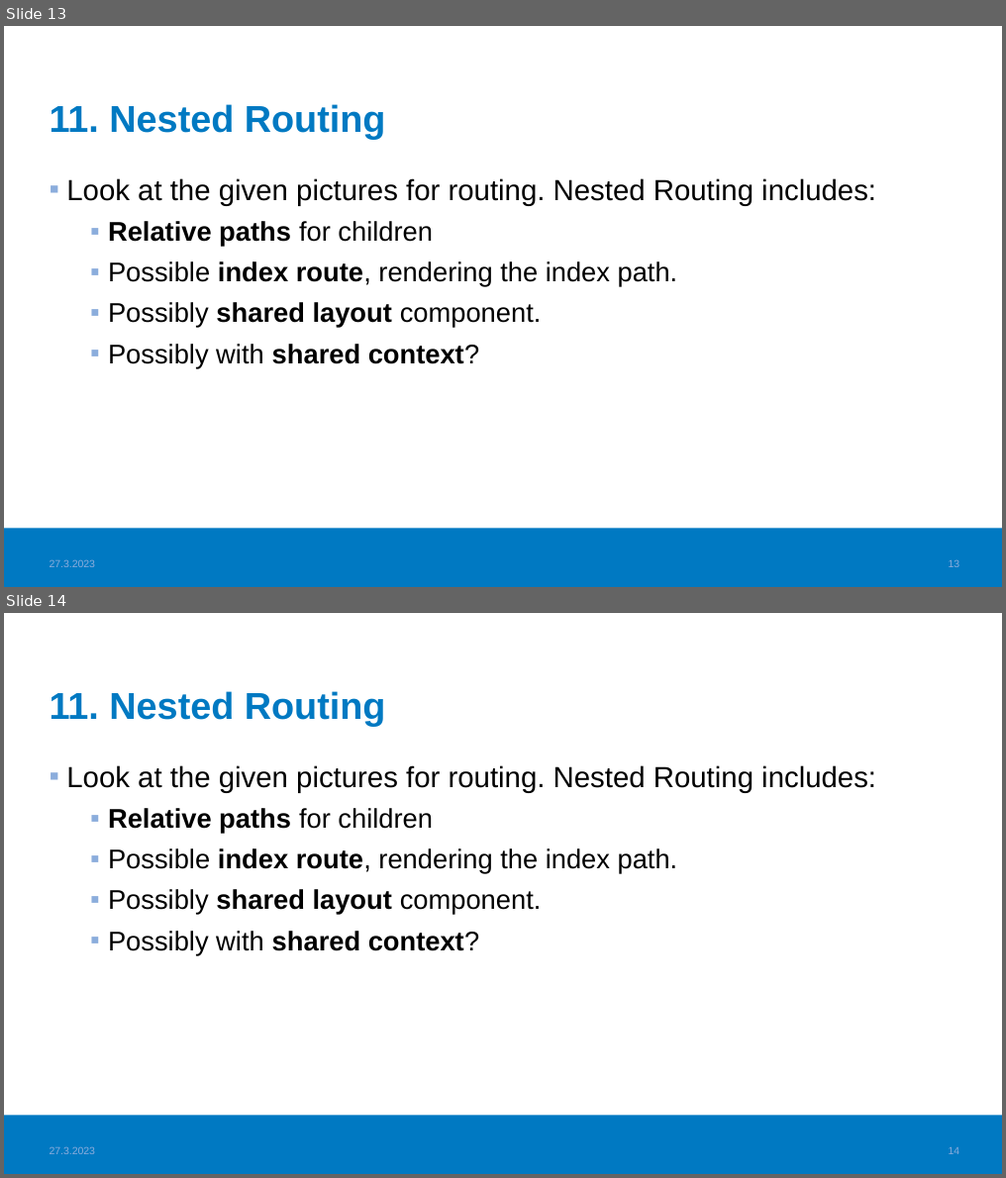
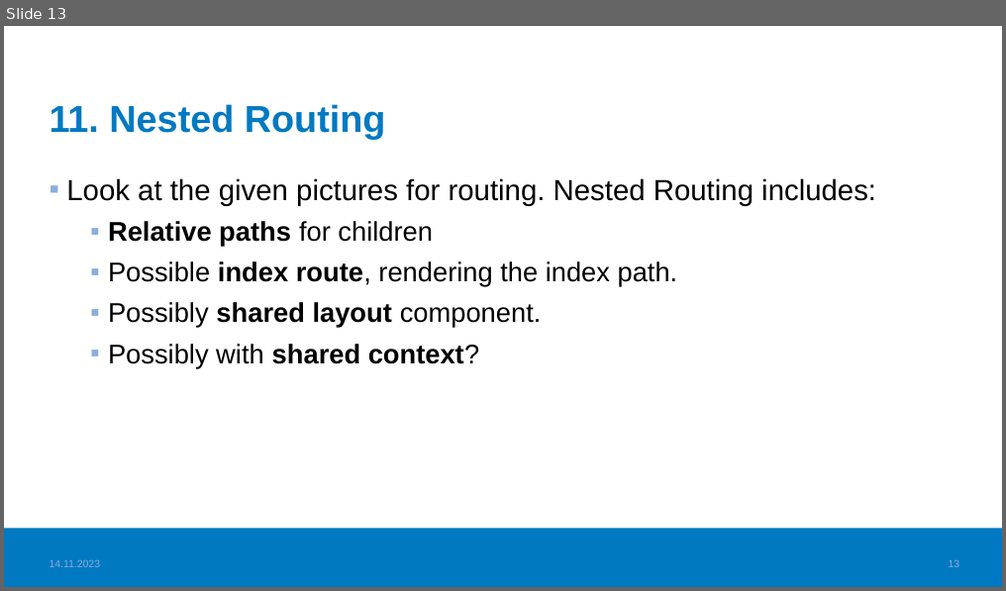
Before and after one commit to haagahelia/ohke-teknologiat, a slide deck: 05_frontend/Frontend_VideoTopics.pptx. Shown one above the other, each under a label of ours: slides 13 and 14 before the commit, slide 13 after it. The pictures are 1006x1178 and 1006x591 pixels, drawn with LibreOffice and Linux fonts; fonts in the diff are those of the drawing; background and template pictures are left out. Boxes give left, top, right and bottom in pixels: in the first picture for what was removed or moved away, otherwise in the second. Text is boxed around its words. In the diff, an @@ line names an element or a change of style, - is before the commit and + after.

```diff
--- a/05_frontend/Frontend_VideoTopics.pptx
+++ b/05_frontend/Frontend_VideoTopics.pptx
@@ slide 14 removed at (x1=4, y1=613, x2=1002, y2=1174), background #FFFFFF; not listed: 1 template element that a slide beside it also shows @@
@@ title removed at (x1=50, y1=691, x2=386, y2=726) @@
-11. Nested Routing
@@ text removed at (x1=66, y1=765, x2=876, y2=955) @@
-▪ Look at the given pictures for routing. Nested Routing includes:
-  ▪ Relative paths for children
-  ▪ Possible index route, rendering the index path.
-  ▪ Possibly shared layout component.
-  ▪ Possibly with shared context?
@@ text removed at (x1=50, y1=1147, x2=96, y2=1155) @@
-27.3.2023
@@ page number removed at (x1=948, y1=1148, x2=960, y2=1155) @@
-14
@@ slide 13 changed as well @@
@@ text at (x1=50, y1=560, x2=101, y2=568): text changed @@
-27.3.2023
+14.11.2023
```
Also in this commit, not shown: 15 other slides changed, 3 other files.
